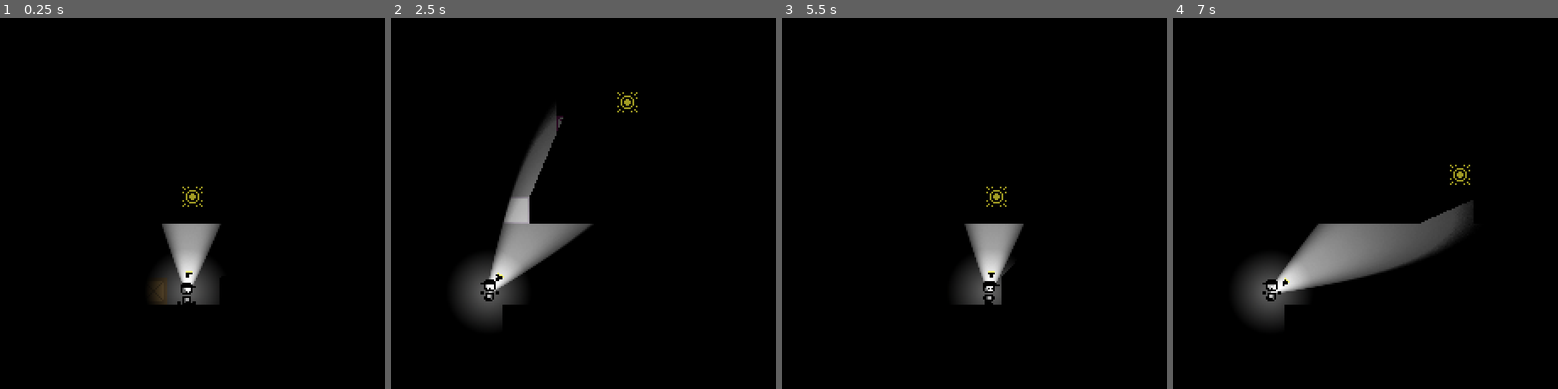
Above: before the commit, frames 1-4 (left to right).
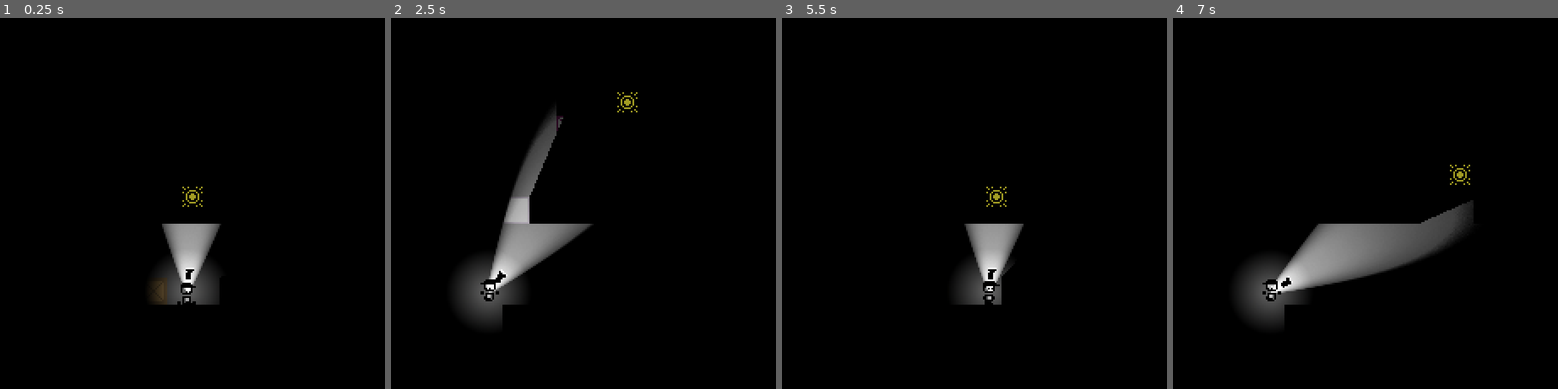
Above: after the commit, the same moments.

Repository: DylanPerry2098/ScreenTear
Game: Godot game, scene res://scenes/levels/test_room.tscn
Two runs of this game, one before a commit and one after it. Both use one fixed random seed, a clock stepped at 60 frames per second and the inputs below.
Inputs (mouse positions are in pixels of both pictures, inside the frame that each line leads up to):
- Up to frame 1 (0.25 s): no input
- Up to frame 2 (2.5 s): move the mouse to (679, 173) at 0.52 s; hold D (move_right) 0.53-2.03 s; tap E (interact) at 0.6, 2.1 s; tap Space (jump) at 0.77, 1.52 s; move the mouse to (498, 218) at 1.27 s; tap F (turn_off_flashlight) at 1.35 s; tap Enter at 2 s; move the mouse to (625, 103) at 2.02 s; hold A (move_left) from 2.03 s (still down)
- Up to frame 3 (5.5 s): move the mouse to (951, 281) at 2.77 s; release A (move_left) at 2.78 s; hold D (move_right) 2.78-4.28 s; tap F (turn_off_flashlight) at 2.85, 4.35 s; tap Space (jump) at 3.02, 3.5, 3.77, 4.52 s; move the mouse to (1105, 262) at 3.52 s; tap E (interact) at 3.6, 5.1 s; move the mouse to (843, 133) at 4.27 s; hold A (move_left) 4.28-5.03 s; tap Enter at 5 s; move the mouse to (997, 196) at 5.02 s; hold D (move_right) from 5.03 s (still down)
- Up to frame 4 (7 s): move the mouse to (1300, 88) at 5.77 s; release D (move_right) at 5.78 s; hold A (move_left) from 5.78 s (still down); tap F (turn_off_flashlight) at 5.85 s; tap Space (jump) at 6.02, 6.5, 6.77 s; move the mouse to (1461, 173) at 6.52 s; tap E (interact) at 6.6 s

The runs differ from the first frame. In frame 1, less than 0.1% of the frame differs, in the area x 48-51%, y 67-71%; in frame 2, less than 0.1%, in the area x 26-31%, y 67-72%; in frame 3, less than 0.1%; in frame 4, less than 0.1%.

Commit message:
Flashlight and Plate art

Diff:
--- a/scenes/gizmos/pressure_plate.tscn
+++ b/scenes/gizmos/pressure_plate.tscn
@@ -4,26 +4,25 @@
 [ext_resource type="Texture2D" uid="uid://l7r2so1x0s58" path="res://assets/plate_unpressed.png" id="2_qmick"]
 
 [sub_resource type="RectangleShape2D" id="RectangleShape2D_g4v7s"]
-size = Vector2(14, 2.75)
+size = Vector2(14, 2.375)
 
 [node name="PressurePlate" type="StaticBody2D" unique_id=18738573]
 script = ExtResource("1_jqx86")
 
 [node name="Sprite2D" type="Sprite2D" parent="." unique_id=1121584185]
-position = Vector2(7, -4)
-scale = Vector2(0.2265625, 0.2265625)
 texture = ExtResource("2_qmick")
+offset = Vector2(7, -3)
 
 [node name="Area2D" type="Area2D" parent="." unique_id=2003402786]
 collision_layer = 16
 collision_mask = 34
 
 [node name="CollisionShape2D" type="CollisionShape2D" parent="Area2D" unique_id=1480852725]
-position = Vector2(7, -3)
+position = Vector2(7, -4)
 shape = SubResource("RectangleShape2D_g4v7s")
 
 [node name="CollisionShape2D" type="CollisionShape2D" parent="." unique_id=828527853]
-position = Vector2(7, -0.625)
+position = Vector2(7, -1)
 shape = SubResource("RectangleShape2D_g4v7s")
 
 [connection signal="body_entered" from="Area2D" to="." method="_on_body_entered"]
Binary file changed: assets/flashlight.png
Binary file changed: assets/plate_pressed.png
Binary file changed: assets/plate_unpressed.png
